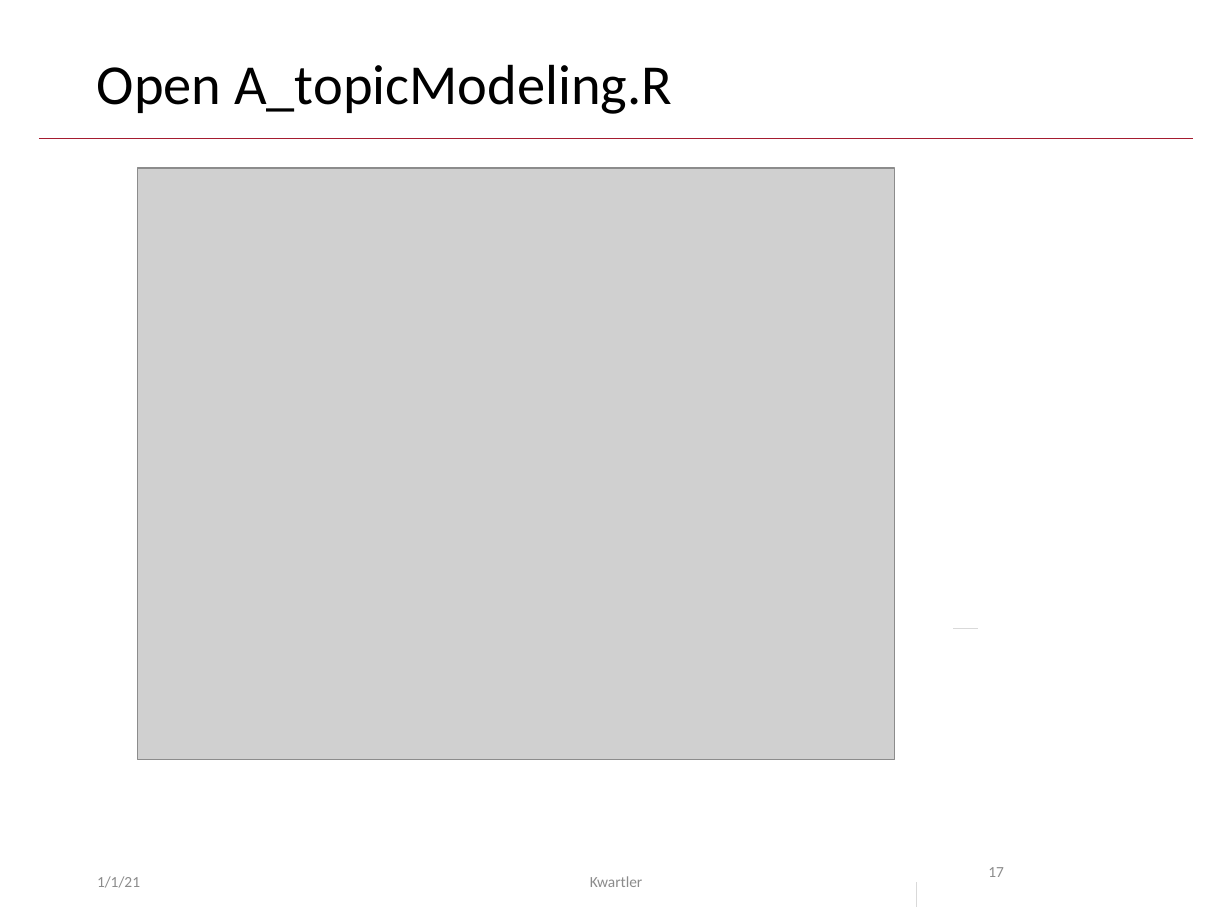
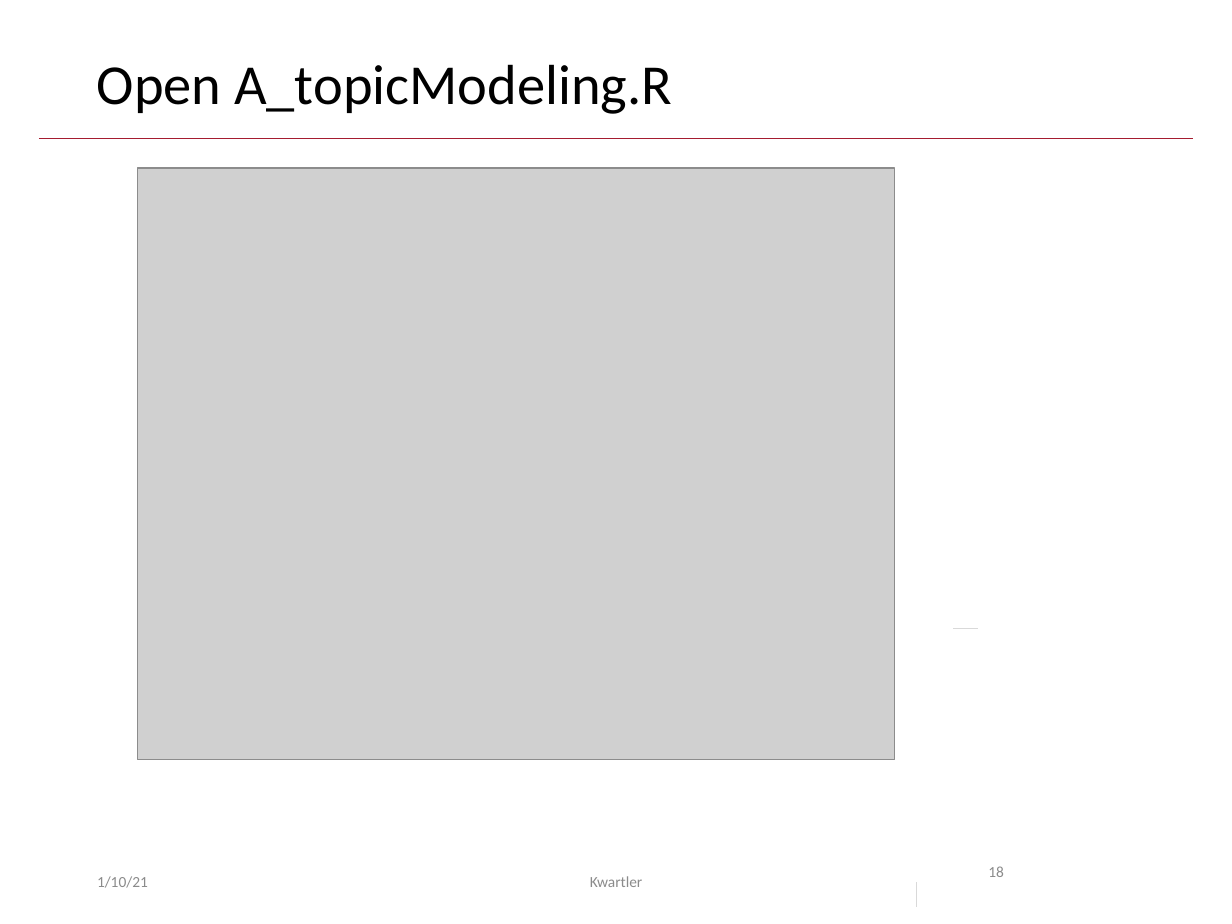
Before and after one commit to kwartler/hult_NLP_student, a slide deck: slide 18 of lessons/class5/Class5A_unsupervised.pptx (slide 17 before the commit). Drawn at 1232x924 pixels with LibreOffice and Linux fonts; fonts in the diff are those of the drawing; grey boxes stand for pictures. Boxes give left, top, right and bottom in pixels: in the first picture for what was removed or moved away, otherwise in the second. Text is boxed around its words. In the diff, an @@ line names an element or a change of style, - is before the commit and + after.

```diff
--- a/lessons/class5/Class5A_unsupervised.pptx
+++ b/lessons/class5/Class5A_unsupervised.pptx
@@ page number at bbox=[988, 866, 1004, 877]: text changed @@
-17
+18
@@ text at bbox=[97, 876, 148, 888]: text changed @@
-1/1/21
+1/10/21
```
Also in this commit, not shown: 19 other slides changed, 1 slide added, 6 other files.
